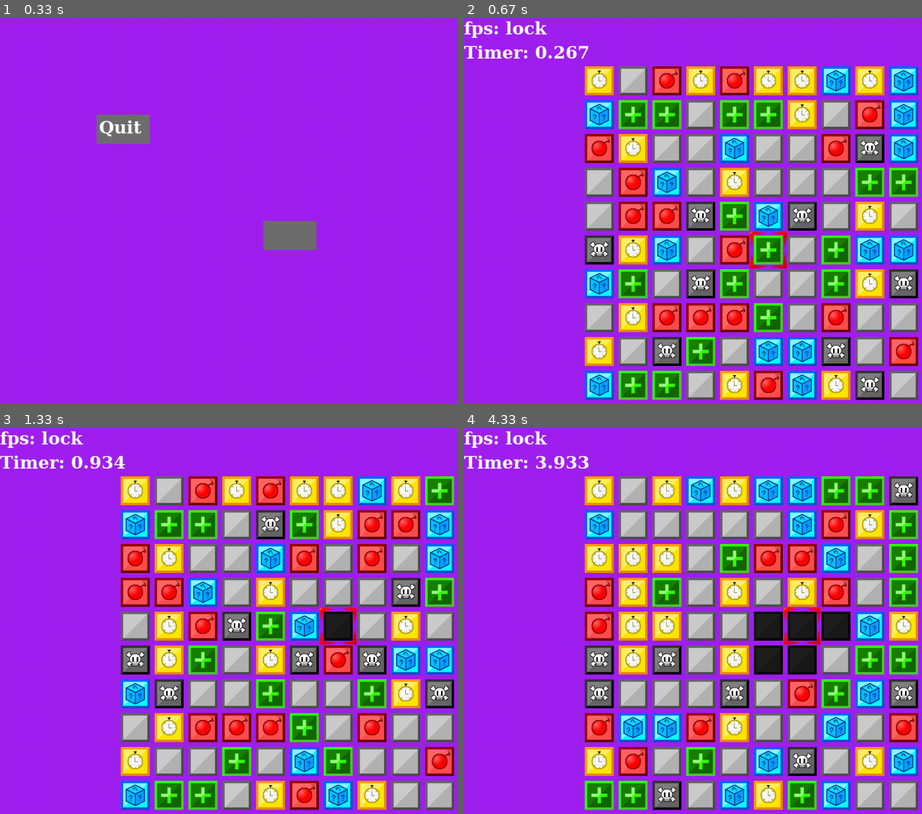
Above: before the commit, frames 1-4 (two rows, left to right).
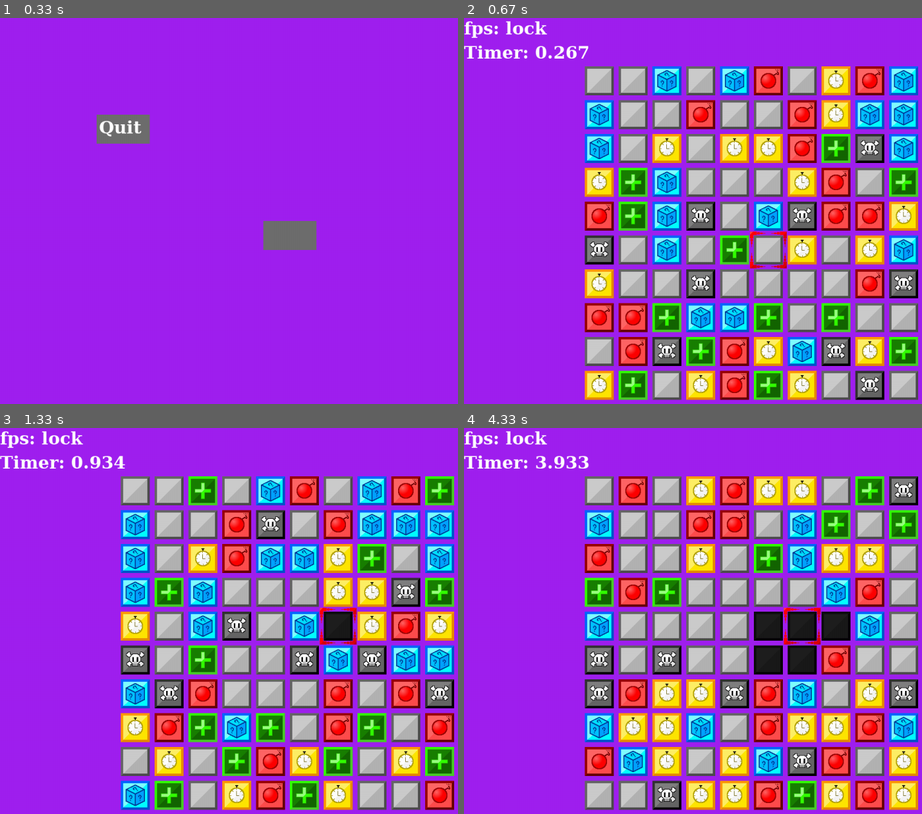
Above: after the commit, the same moments.

Repository: GitHubBoi415/Pygame-game
Game: pygame game, started from test.py
The game is run twice, just before and just after one commit, with the same random seed, the same clock (stepped at 60 frames per second) and the same inputs.
Inputs (mouse positions are in pixels of both pictures, inside the frame that each line leads up to):
- Up to frame 1 (0.33 s): no input
- Up to frame 2 (0.67 s): click (752, 234) at 0.38 s
- Up to frame 3 (1.33 s): hold D 0.67-1.13 s; hold W from 1.17 s (still down); tap Space at 1.23 s
- Up to frame 4 (4.33 s): release W at 1.47 s; hold D 1.5-1.97 s; tap Space at 1.57, 1.87, 2.07, 2.37, 2.63, 2.97, 3.27, 3.4, 3.8, 4.1 s; hold A 2-2.53 s; hold S 2.57-2.87 s; hold A 2.9-3.3 s; hold W 3.33-3.7 s; hold D from 3.73 s (still down)

Frame 1 is identical in both runs. In frame 2, 32% of the frame differs, in the area x 26-100%, y 12-99%; in frame 3, 31%; in frame 4, 34%.

Commit message:
second commit

Diff:
--- a/test.py
+++ b/test.py
@@ -36,36 +36,91 @@
 grid_array_info = [0] * 100
 
 def imgFromNumber(number):
+    actual_number = number
     # actual_number = (round(random_seed_list[grid_number]) + number) % 12
-    # if (0 <= random_seed_list[grid_number] < 1):
-    match number % 12:
+    match actual_number % 12:
         case 0:
             return blank_img
         case 1:
+            return bomb_img
+        case 2:
+            return clock_img
+        case 3:
+            return dice_img
+        case 4:
+            return heal_img
+        case 5:
             return blank_img
-        case 2:
-            return blank_img
-        case 3:
+        case 6:
             return bomb_img
-        case 4:
-            return bomb_img
-        case 5:
+        case 7:
             return clock_img
-        case 6:
-            return clock_img
-        case 7:
-            return dice_img
         case 8:
             return dice_img
         case 9:
             return heal_img
         case 10:
-            return heal_img
+            return blank_img
         case 11:
             return skull_img
         case _:
             return blank_img
-    # elif (0.1 <= random_seed_list[grid_number] < 0.2):
+    '''if (0 <= random_seed_list[2] < 50):
+        match actual_number % 12:
+            case 0:
+                return blank_img
+            case 1:
+                return bomb_img
+            case 2:
+                return clock_img
+            case 3:
+                return dice_img
+            case 4:
+                return heal_img
+            case 5:
+                return blank_img
+            case 6:
+                return bomb_img
+            case 7:
+                return clock_img
+            case 8:
+                return dice_img
+            case 9:
+                return heal_img
+            case 10:
+                return blank_img
+            case 11:
+                return skull_img
+            case _:
+                return blank_img
+    else:
+        match actual_number % 12:
+            case 0:
+                return blank_img
+            case 1:
+                return heal_img
+            case 2:
+                return clock_img
+            case 3:
+                return dice_img
+            case 4:
+                return bomb_img
+            case 5:
+                return blank_img
+            case 6:
+                return heal_img
+            case 7:
+                return clock_img
+            case 8:
+                return dice_img
+            case 9:
+                return bomb_img
+            case 10:
+                return blank_img
+            case 11:
+                return skull_img
+            case _:
+                return blank_img'''
 
 def drawGrid():
     # blockSize = 70 #Set the size of the grid block
@@ -82,8 +137,10 @@
             if ((grid_array_info[grid_identification_number]) == 0):
                 # screen.blit(imgFromNumber(random_seed + round(float(givetime()) * (0.1 * random_seed_list[grid_identification_number]) + (grid_identification_number + (random_seed_list[grid_identification_number]) * random_seed_list[grid_identification_number])) % 12), (x,y))
                 screen.blit(imgFromNumber(round((float(givetime()) + random_seed) * 0.01 * random_seed_list[grid_identification_number])), (x,y))
+                # screen.blit(imgFromNumber(1),(x,y))
             else:
                 screen.blit(disabled_img,(x,y))
+                # you need to find a way to get the number the screen blit was on
 def wait_until_key_released(key):
     while pygame.key.get_pressed()[key]:
         pygame.event.pump() # Handle internal pygame events
